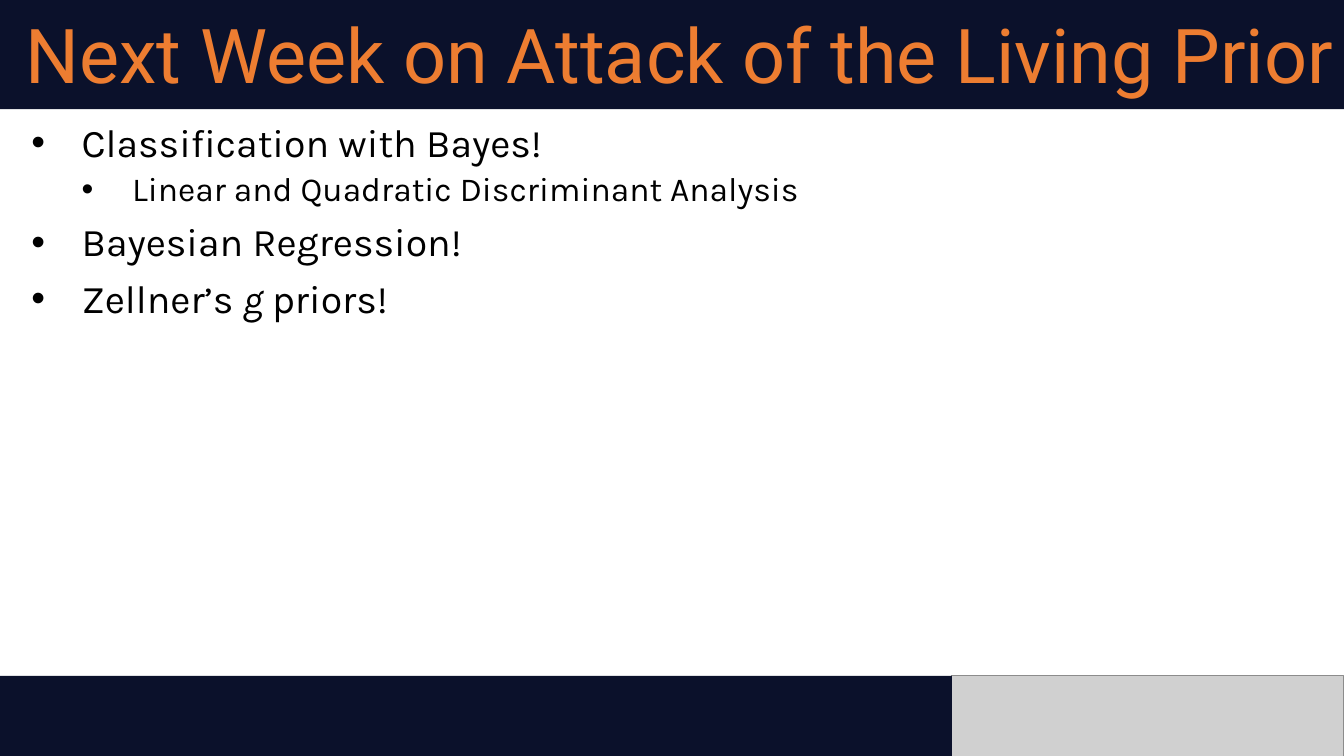
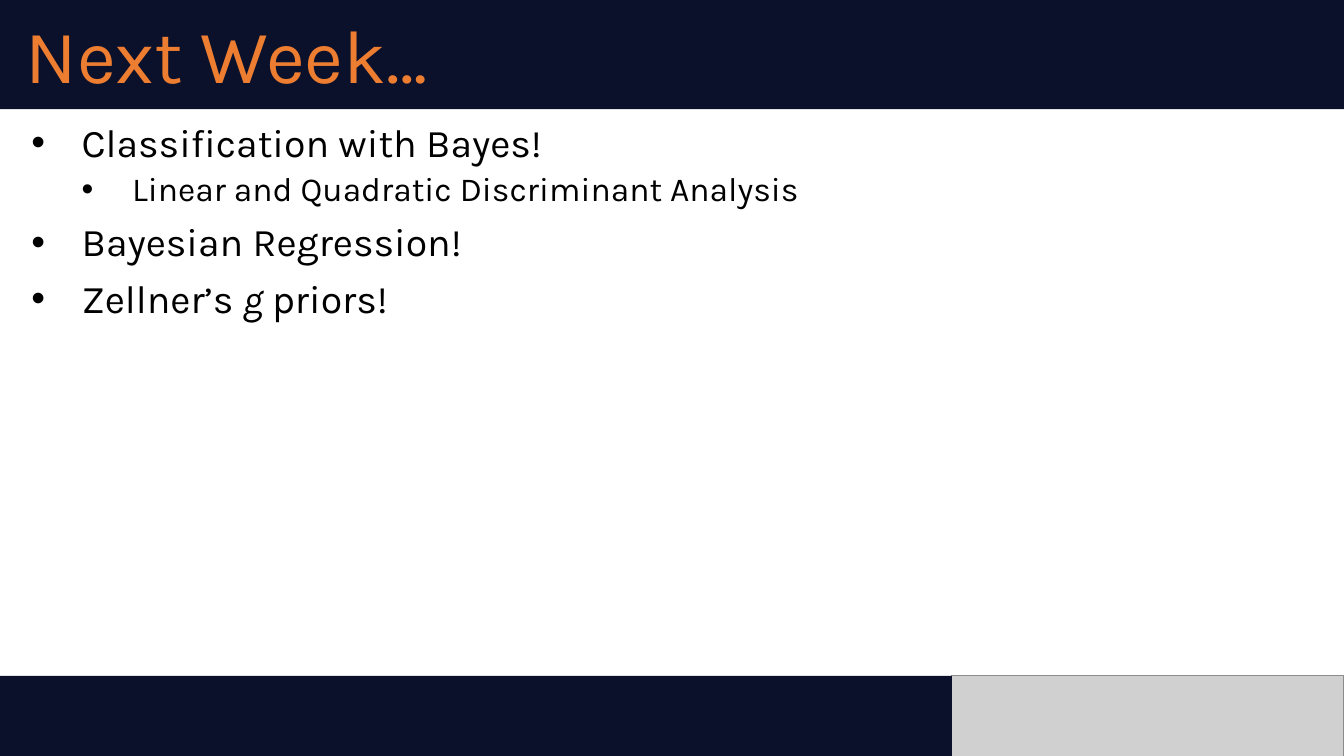
Before and after one commit to abogdan22/ds-6040, a slide deck: slide 16 of slides/module2.pptx (slide 18 before the commit). Drawn at 1344x756 pixels with LibreOffice and Linux fonts; fonts in the diff are those of the drawing; grey boxes stand for pictures. Boxes give left, top, right and bottom in pixels: in the first picture for what was removed or moved away, otherwise in the second. Text is boxed around its words. In the diff, an @@ line names an element or a change of style, - is before the commit and + after.

```diff
--- a/slides/module2.pptx
+++ b/slides/module2.pptx
@@ text at [25, 31, 427, 84]: text changed; font Roboto to Karla @@
-Next Week on Attack of the Living Prior
+Next Week…
```
Also in this commit, not shown: 14 other slides changed, 1 slide added, 3 slides removed, 1 other file.
